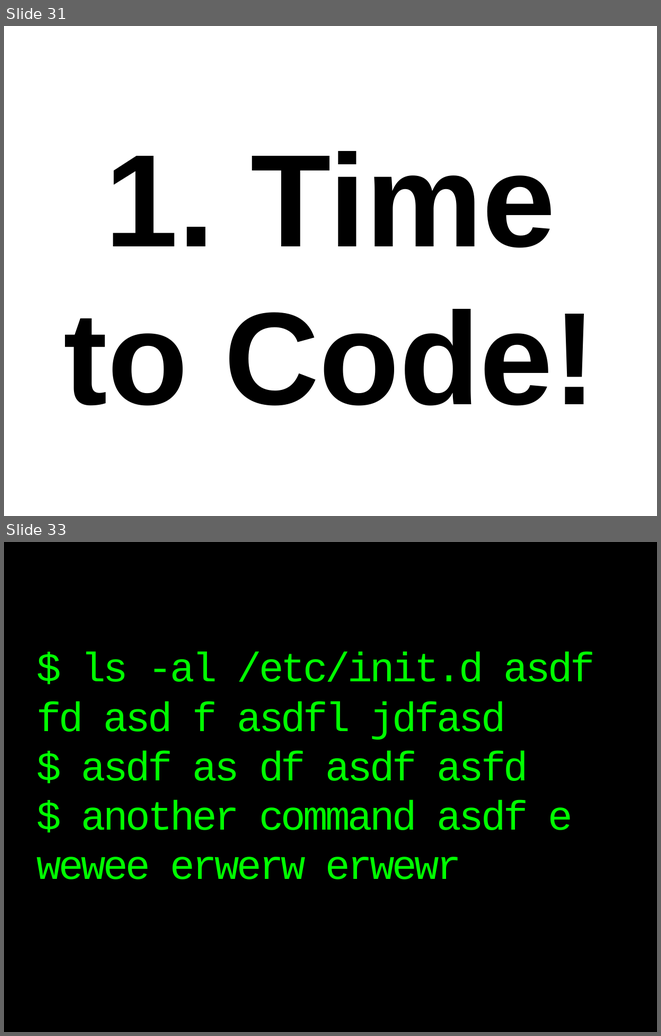
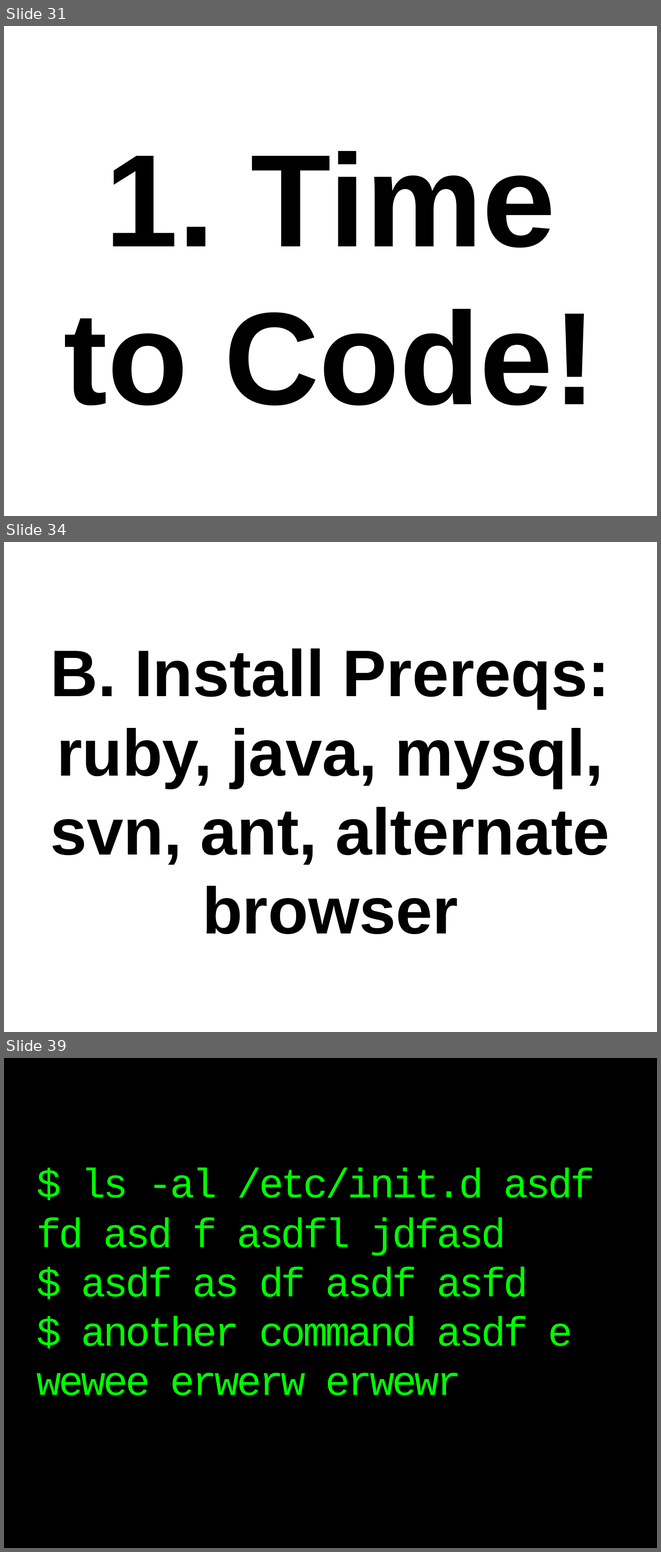
Before and after one commit to thewoolleyman/ci_for_the_rails_guy_or_gal, a slide deck: presentation/ci_for_the_web_2.0_guy_or_gal.odp. Shown one above the other, each under a label of ours: slides 31 and 33 before the commit, slides 31, 34 and 39 after it; the slides between them are not shown. The pictures are 661x1036 and 661x1552 pixels, drawn with LibreOffice and Linux fonts; fonts in the diff are those of the drawing. Boxes give left, top, right and bottom in pixels: in the first picture for what was removed or moved away, otherwise in the second. Text is boxed around its words. In the diff, an @@ line names an element or a change of style, - is before the commit and + after.

```diff
--- a/presentation/ci_for_the_web_2.0_guy_or_gal.odp
+++ b/presentation/ci_for_the_web_2.0_guy_or_gal.odp
@@ slide 34 added at [4, 542, 657, 1032], background #FFFFFF @@
@@ title added at [51, 649, 610, 935], 80 pt, text #000000, bold @@
+B. Install Prereqs:
+ruby, java, mysql, svn, ant, alternate browser
@@ what was slide 33 is now slide 39 @@
```
Also in this commit, not shown: 1 slide changed, 6 other slides added, 1 slide removed, 1 other file.
